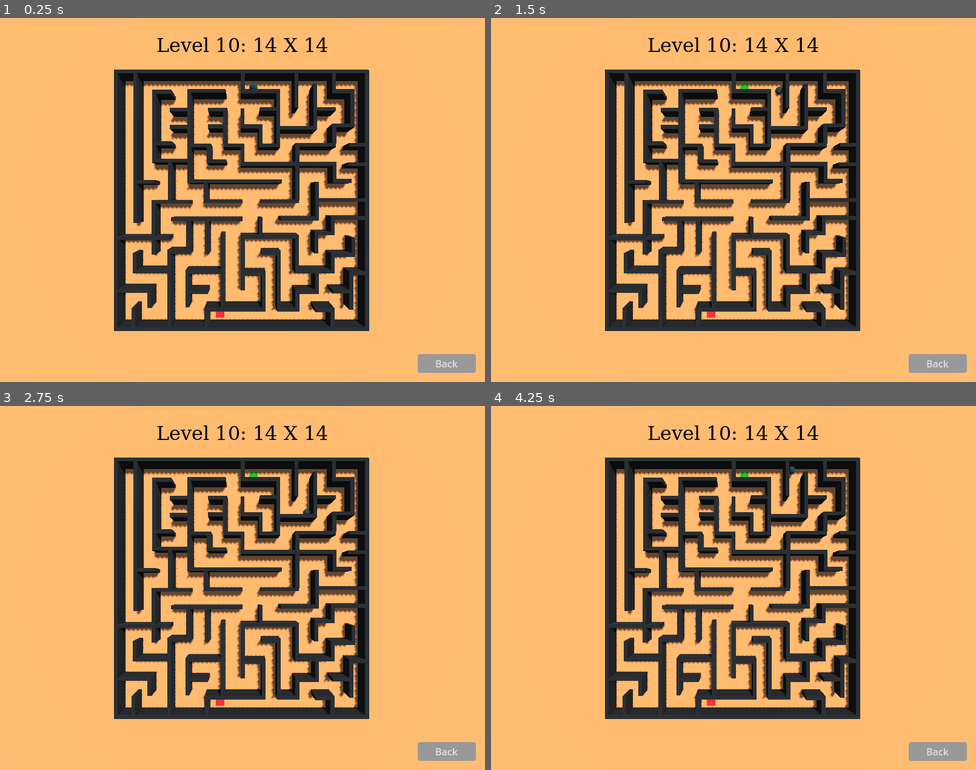
Above: before the commit, frames 1-4 (two rows, left to right).
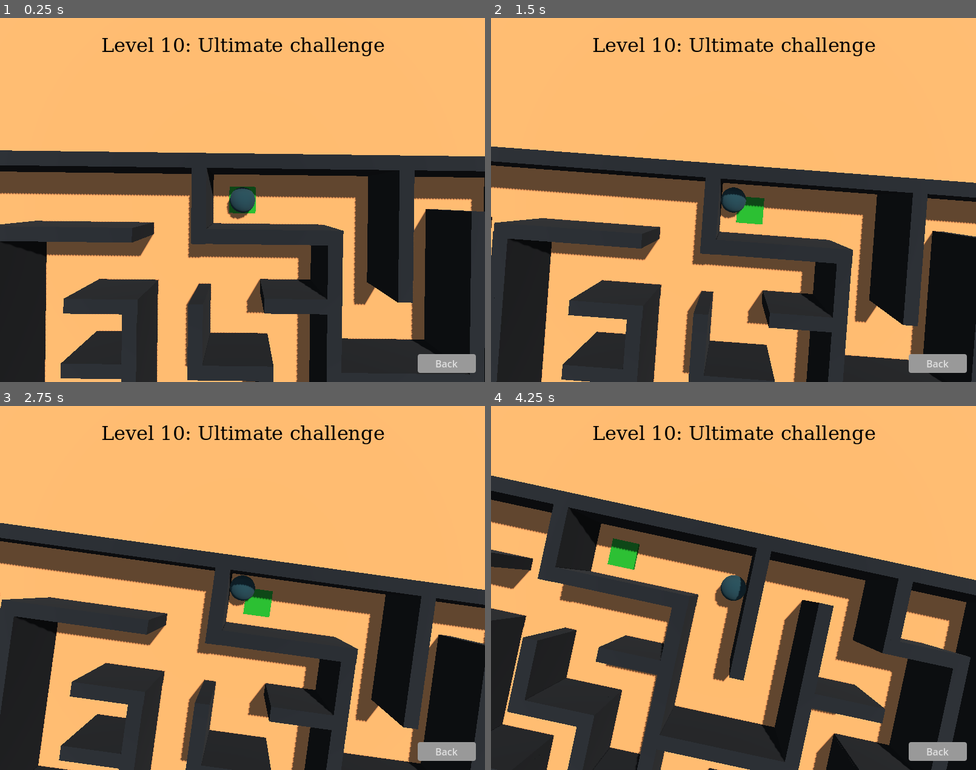
Above: after the commit, the same moments.

Repository: tautminas/sphere-in-a-maze
Game: Godot game, scene res://Level/level_10.tscn
Same seed, same stepped clock (60 frames per second), same inputs: the game is played once before the commit and once after it. This scene is started directly instead of the project's main scene.
Inputs:
- Up to frame 1 (0.25 s): no input
- Up to frame 2 (1.5 s): hold Right (right) 0.53-1.28 s; tap Space (jump) at 0.77 s; hold Down (down) from 1.28 s (still down)
- Up to frame 3 (2.75 s): tap Space (jump) at 1.52 s; release Down (down) at 2.03 s; hold Right (right) from 2.03 s (still down)
- Up to frame 4 (4.25 s): release Right (right) at 2.78 s; hold Up (up) 2.78-3.53 s; tap Space (jump) at 3.02, 3.77 s; hold Left (left) from 3.53 s (still down)

The runs differ from the first frame. In frame 1, 56% of the frame differs, in the area x 0-100%, y 5-100%; in frame 2, 54%; in frame 3, 53%; in frame 4, 57%.

Commit message:
Add difficulty to the last level

Diff:
--- /dev/null
+++ b/Level/level_10.gd
@@ -0,0 +1,31 @@
+extends Node3D
+
+@onready var player: RigidBody3D = $Player
+@onready var zoomed_in_clockwise_camera_3d: Camera3D = $ZoomedInClockwiseCamera3D
+
+var force_magnitude : float = 2750.0 * 2
+const Y_COORDINATE_OF_ZOOMED_IN_CAMERA = 10.0
+const ROTATION_SPEED = 0.05
+
+# Called every frame. 'delta' is the elapsed time since the previous frame.
+func _process(delta: float) -> void:
+
+	zoomed_in_clockwise_camera_3d.rotate_y(ROTATION_SPEED * delta)
+
+	if Input.is_action_pressed("right"):
+		player.apply_central_force(Vector3.LEFT * delta * force_magnitude)
+
+	if Input.is_action_pressed("left"):
+		player.apply_central_force(Vector3.RIGHT * delta * force_magnitude)
+
+	if Input.is_action_pressed("down"):
+		player.apply_central_force(Vector3.FORWARD * delta * force_magnitude)
+
+	if Input.is_action_pressed("up"):
+		player.apply_central_force(Vector3.BACK * delta * force_magnitude)
+
+
+func _physics_process(delta):
+	var target_position = player.global_transform.origin
+	var camera_position = Vector3(target_position.x, Y_COORDINATE_OF_ZOOMED_IN_CAMERA, target_position.z)
+	zoomed_in_clockwise_camera_3d.global_transform.origin = camera_position
--- a/Level/level_10.tscn
+++ b/Level/level_10.tscn
@@ -1,5 +1,6 @@
-[gd_scene load_steps=13 format=3 uid="uid://2e67uf31abjo"]
-
+[gd_scene load_steps=14 format=3 uid="uid://2e67uf31abjo"]
+
+[ext_resource type="Script" path="res://Level/level_10.gd" id="1_r8csw"]
 [ext_resource type="Script" path="res://Level/EndPad.gd" id="1_vbs0n"]
 [ext_resource type="PackedScene" uid="uid://cyhvniedkv4gs" path="res://player.tscn" id="2_fqpyq"]
 [ext_resource type="Texture2D" uid="uid://cm58dekreqj4m" path="res://Level/level_10.png" id="3_4ncyu"]
@@ -31,6 +32,7 @@
 albedo_color = Color(0, 0, 0, 1)
 
 [node name="Level" type="Node3D"]
+script = ExtResource("1_r8csw")
 
 [node name="WorldEnvironment" type="WorldEnvironment" parent="."]
 environment = SubResource("Environment_dovew")
@@ -60,7 +62,7 @@
 file_path = "res://Level/level_1.tscn"
 level_number = 10
 
-[node name="Camera3D" type="Camera3D" parent="."]
+[node name="ZoomedInClockwiseCamera3D" type="Camera3D" parent="."]
 transform = Transform3D(1, 0, 0, 0, -4.37114e-08, 1, 0, -1, -4.37114e-08, 0, 33, 0)
 
 [node name="Player" parent="." instance=ExtResource("2_fqpyq")]
@@ -674,6 +676,6 @@
 material = SubResource("StandardMaterial3D_2ppxr")
 
 [node name="LevelLabelControl" parent="." instance=ExtResource("5_sqaru")]
-level_description = "Level 10: 14 X 14"
+level_description = "Level 10: Ultimate challenge"
 
 [node name="BackButtonControl" parent="." instance=ExtResource("4_2ad5u")]
